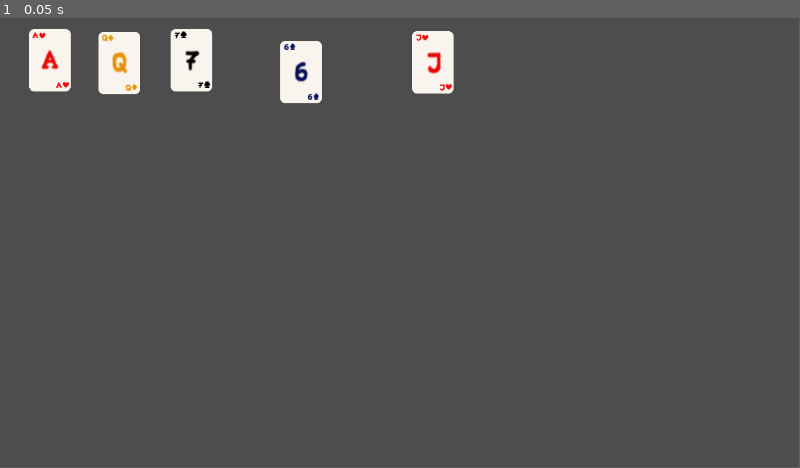
Above: before the commit, frame 1.
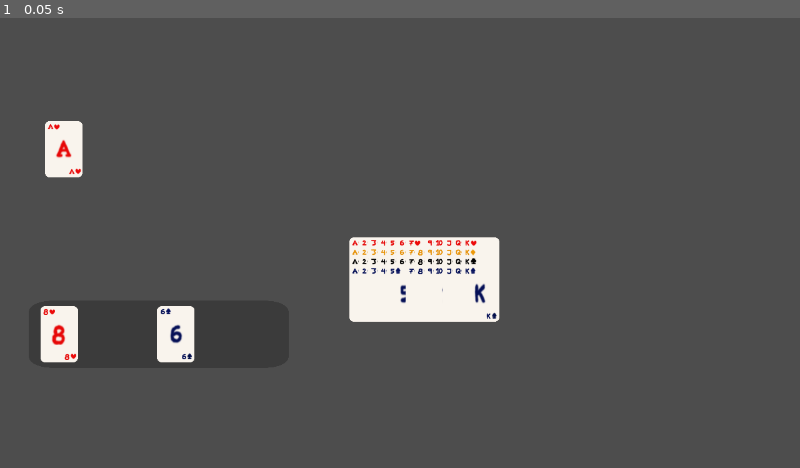
Above: after the commit, the same moment.

Repository: T33py/CardGame
Game: Godot game, scene res://TestScene.tscn
Same seed, same stepped clock (60 frames per second), same inputs: the game is played once before the commit and once after it.
Inputs:
- Up to frame 1 (0.05 s): no input
In our replay, the window is 799x449 before the commit and 800x450 after it. These sizes can differ from the game's own. Grey fills any space a smaller window leaves; there, only what the larger window draws over its background counts as a difference.

The runs differ from the first frame. In frame 1, 8.9% of the frame differs, in the area x 3-63%, y 2-77%.

Commit message:
Implemented the utility to place cards on screen

Diff:
--- a/Card/Card.gd
+++ b/Cards/Card.gd
@@ -1,8 +1,9 @@
 extends Node2D
-class_name PlayingCard
+class_name Card
 
 enum Suits  { Hearts, Diamonds, Clubs, Spades, }
 enum Values { Ace, One, Two, Three, Four, Five, Six, Seven, Eight, Nine, Ten, Jack, Queen, King, }
+signal card_clicked
 
 var colors = {
 	Suits.Hearts: Color("ec0808"),
@@ -35,6 +36,8 @@
 
 @export var my_suit : Suits = Suits.Hearts
 @export var my_value: Values = Values.Ace
+var default_width: int
+
 var current_center_pattern
 var current_top_left_corner_value
 var current_top_left_corner_suit
@@ -49,17 +52,17 @@
 
 # Called when the node enters the scene tree for the first time.
 func _ready():
+	print("new card")
 	content = find_child("Content", false)
 	top_left_corner = content.find_child("TopLeftCorner", false)
 	bottom_right_corner = content.find_child("BottomRightCorner", false)
 	center_pattern = content.find_child("CenterPattern", false)
 
-	current_center_pattern = center_pattern.find_child(patterns[my_value])
-	current_top_left_corner_value = top_left_corner.find_child(patterns[my_value])
-	current_top_left_corner_suit = top_left_corner.find_child(symbols[my_suit])
-	current_bottom_right_corner_value = bottom_right_corner.find_child(patterns[my_value])
-	current_bottom_right_corner_suit = bottom_right_corner.find_child(symbols[my_suit])
-
+	current_center_pattern = center_pattern.find_child(patterns[my_value], false)
+	current_top_left_corner_value = top_left_corner.find_child(patterns[my_value], false)
+	current_top_left_corner_suit = top_left_corner.find_child(symbols[my_suit], false)
+	current_bottom_right_corner_value = bottom_right_corner.find_child(patterns[my_value], false)
+	current_bottom_right_corner_suit = bottom_right_corner.find_child(symbols[my_suit], false)
 
 	redraw()
 	pass # Replace with function body.
@@ -104,3 +107,9 @@
 	current_top_left_corner_value.modulate = colors[my_suit]
 	current_bottom_right_corner_value.modulate = colors[my_suit]
 	pass
+
+func get_width():
+	return find_child("BasicCardFront").texture.get_width()
+
+func get_height():
+	return find_child("BasicCardFront").texture.get_height()
--- a/Card/Card.tscn
+++ b/Cards/Card.tscn
@@ -1,30 +1,31 @@
-[gd_scene load_steps=20 format=3 uid="uid://dvpn0452oidu1"]
-
-[ext_resource type="Script" path="res://Card/Card.gd" id="1_f7sbv"]
-[ext_resource type="Texture2D" uid="uid://c5yptrtfiw8f4" path="res://Art/CardArt/BasicCardFront.png" id="2_3bd1t"]
-[ext_resource type="Texture2D" uid="uid://c0nnoiieqmkvw" path="res://Art/CardArt/A.png" id="3_j81xx"]
-[ext_resource type="Texture2D" uid="uid://dyfux2b4dmc14" path="res://Art/CardArt/2.png" id="4_2r5k0"]
-[ext_resource type="Texture2D" uid="uid://bhmt6shq1u0fw" path="res://Art/CardArt/3.png" id="5_di7xa"]
-[ext_resource type="Texture2D" uid="uid://wmc2tuxa4ta" path="res://Art/CardArt/4.png" id="6_gbmik"]
-[ext_resource type="Texture2D" uid="uid://br4m66xkbbfhb" path="res://Art/CardArt/5.png" id="7_hcsgc"]
-[ext_resource type="Texture2D" uid="uid://65b7j70wl7aj" path="res://Art/CardArt/6.png" id="8_vfoxh"]
-[ext_resource type="Texture2D" uid="uid://rcygjeuh18vm" path="res://Art/CardArt/7.png" id="9_rw2wt"]
-[ext_resource type="Texture2D" uid="uid://cw2rcfxewdv4y" path="res://Art/CardArt/8.png" id="10_524nh"]
-[ext_resource type="Texture2D" uid="uid://dgw1sebsh3ni1" path="res://Art/CardArt/9.png" id="11_jdcvx"]
-[ext_resource type="Texture2D" uid="uid://bms7uv6o8dcn4" path="res://Art/CardArt/1.png" id="12_li34w"]
-[ext_resource type="Texture2D" uid="uid://dch6lbxyt2qmt" path="res://Art/CardArt/J.png" id="13_qn28m"]
-[ext_resource type="Texture2D" uid="uid://b4b2gi72le8hl" path="res://Art/CardArt/Q.png" id="14_7vwy6"]
-[ext_resource type="Texture2D" uid="uid://cxb15t3g0q28j" path="res://Art/CardArt/K.png" id="15_3gu8t"]
-[ext_resource type="Texture2D" uid="uid://cy8wnyjr8nl1l" path="res://Art/CardArt/Heart.png" id="16_msl27"]
-[ext_resource type="Texture2D" uid="uid://b0e5ri0c11fs3" path="res://Art/CardArt/Diamond.png" id="17_x118c"]
-[ext_resource type="Texture2D" uid="uid://b7ym6avgi5fmf" path="res://Art/CardArt/Spade.png" id="18_m7ooa"]
-[ext_resource type="Texture2D" uid="uid://kgu7b8w4vbr2" path="res://Art/CardArt/Club.png" id="19_lgika"]
+[gd_scene load_steps=21 format=3 uid="uid://dvpn0452oidu1"]
+
+[ext_resource type="Script" path="res://Cards/Card.gd" id="1_rbxv6"]
+[ext_resource type="Texture2D" uid="uid://c5yptrtfiw8f4" path="res://Art/CardArt/BasicCardFront.png" id="2_yntag"]
+[ext_resource type="Texture2D" uid="uid://c0nnoiieqmkvw" path="res://Art/CardArt/A.png" id="3_5f830"]
+[ext_resource type="Texture2D" uid="uid://dyfux2b4dmc14" path="res://Art/CardArt/2.png" id="4_k7b1d"]
+[ext_resource type="Texture2D" uid="uid://bhmt6shq1u0fw" path="res://Art/CardArt/3.png" id="5_yj4y0"]
+[ext_resource type="Texture2D" uid="uid://wmc2tuxa4ta" path="res://Art/CardArt/4.png" id="6_528cm"]
+[ext_resource type="Texture2D" uid="uid://br4m66xkbbfhb" path="res://Art/CardArt/5.png" id="7_my2d7"]
+[ext_resource type="Texture2D" uid="uid://65b7j70wl7aj" path="res://Art/CardArt/6.png" id="8_cr6k0"]
+[ext_resource type="Texture2D" uid="uid://rcygjeuh18vm" path="res://Art/CardArt/7.png" id="9_srcvr"]
+[ext_resource type="Texture2D" uid="uid://cw2rcfxewdv4y" path="res://Art/CardArt/8.png" id="10_ucvv6"]
+[ext_resource type="Texture2D" uid="uid://dgw1sebsh3ni1" path="res://Art/CardArt/9.png" id="11_kjxbo"]
+[ext_resource type="Texture2D" uid="uid://bms7uv6o8dcn4" path="res://Art/CardArt/1.png" id="12_260s0"]
+[ext_resource type="Texture2D" uid="uid://dch6lbxyt2qmt" path="res://Art/CardArt/J.png" id="13_1xe0r"]
+[ext_resource type="Texture2D" uid="uid://b4b2gi72le8hl" path="res://Art/CardArt/Q.png" id="14_8ryu2"]
+[ext_resource type="Texture2D" uid="uid://cxb15t3g0q28j" path="res://Art/CardArt/K.png" id="15_3vaxl"]
+[ext_resource type="Texture2D" uid="uid://cchot2ydhg31o" path="res://Art/CardArt/0.png" id="16_08na3"]
+[ext_resource type="Texture2D" uid="uid://cy8wnyjr8nl1l" path="res://Art/CardArt/Heart.png" id="17_5edar"]
+[ext_resource type="Texture2D" uid="uid://b0e5ri0c11fs3" path="res://Art/CardArt/Diamond.png" id="18_d37id"]
+[ext_resource type="Texture2D" uid="uid://b7ym6avgi5fmf" path="res://Art/CardArt/Spade.png" id="19_nr0t2"]
+[ext_resource type="Texture2D" uid="uid://kgu7b8w4vbr2" path="res://Art/CardArt/Club.png" id="20_hiddl"]
 
 [node name="Card" type="Node2D"]
-script = ExtResource("1_f7sbv")
+script = ExtResource("1_rbxv6")
 
 [node name="BasicCardFront" type="Sprite2D" parent="."]
-texture = ExtResource("2_3bd1t")
+texture = ExtResource("2_yntag")
 
 [node name="Content" type="Node2D" parent="."]
 scale = Vector2(0.38005, 0.403267)
@@ -35,79 +36,85 @@
 visible = false
 modulate = Color(0.92549, 0.596078, 0.0313726, 1)
 scale = Vector2(2.77419, 3.40466)
-texture = ExtResource("3_j81xx")
+texture = ExtResource("3_5f830")
 
 [node name="2" type="Sprite2D" parent="Content/CenterPattern"]
 visible = false
 modulate = Color(0.92549, 0.596078, 0.0313726, 1)
 scale = Vector2(2.77419, 3.40466)
-texture = ExtResource("4_2r5k0")
+texture = ExtResource("4_k7b1d")
 
 [node name="3" type="Sprite2D" parent="Content/CenterPattern"]
 visible = false
 modulate = Color(0.92549, 0.596078, 0.0313726, 1)
 scale = Vector2(2.77419, 3.40466)
-texture = ExtResource("5_di7xa")
+texture = ExtResource("5_yj4y0")
 
 [node name="4" type="Sprite2D" parent="Content/CenterPattern"]
 visible = false
 modulate = Color(0.92549, 0.596078, 0.0313726, 1)
 scale = Vector2(2.77419, 3.40466)
-texture = ExtResource("6_gbmik")
+texture = ExtResource("6_528cm")
 
 [node name="5" type="Sprite2D" parent="Content/CenterPattern"]
 visible = false
 modulate = Color(0.92549, 0.596078, 0.0313726, 1)
 scale = Vector2(2.77419, 3.40466)
-texture = ExtResource("7_hcsgc")
+texture = ExtResource("7_my2d7")
 
 [node name="6" type="Sprite2D" parent="Content/CenterPattern"]
 visible = false
 modulate = Color(0.92549, 0.596078, 0.0313726, 1)
 scale = Vector2(2.77419, 3.40466)
-texture = ExtResource("8_vfoxh")
+texture = ExtResource("8_cr6k0")
 
 [node name="7" type="Sprite2D" parent="Content/CenterPattern"]
 visible = false
 modulate = Color(0.92549, 0.596078, 0.0313726, 1)
 scale = Vector2(2.77419, 3.40466)
-texture = ExtResource("9_rw2wt")
+texture = ExtResource("9_srcvr")
 
 [node name="8" type="Sprite2D" parent="Content/CenterPattern"]
 visible = false
 modulate = Color(0.92549, 0.596078, 0.0313726, 1)
 scale = Vector2(2.77419, 3.40466)
-texture = ExtResource("10_524nh")
+texture = ExtResource("10_ucvv6")
 
 [node name="9" type="Sprite2D" parent="Content/CenterPattern"]
 visible = false
 modulate = Color(0.92549, 0.596078, 0.0313726, 1)
 scale = Vector2(2.77419, 3.40466)
-texture = ExtResource("11_jdcvx")
+texture = ExtResource("11_kjxbo")
 
 [node name="10" type="Sprite2D" parent="Content/CenterPattern"]
 visible = false
 modulate = Color(0.92549, 0.596078, 0.0313726, 1)
-scale = Vector2(2.77419, 3.40466)
-texture = ExtResource("12_li34w")
+position = Vector2(-23.6811, 2.47975)
+scale = Vector2(2.77419, 3.40466)
+texture = ExtResource("12_260s0")
+
+[node name="0" type="Sprite2D" parent="Content/CenterPattern/10"]
+position = Vector2(17.0724, 0)
+scale = Vector2(1, 1.06776)
+texture = ExtResource("16_08na3")
 
 [node name="J" type="Sprite2D" parent="Content/CenterPattern"]
 visible = false
 modulate = Color(0.92549, 0.596078, 0.0313726, 1)
 scale = Vector2(2.77419, 3.40466)
-texture = ExtResource("13_qn28m")
+texture = ExtResource("13_1xe0r")
 
 [node name="Q" type="Sprite2D" parent="Content/CenterPattern"]
 visible = false
 modulate = Color(0.92549, 0.596078, 0.0313726, 1)
 scale = Vector2(2.77419, 3.40466)
-texture = ExtResource("14_7vwy6")
+texture = ExtResource("14_8ryu2")
 
 [node name="K" type="Sprite2D" parent="Content/CenterPattern"]
 visible = false
 modulate = Color(0.92549, 0.596078, 0.0313726, 1)
 scale = Vector2(2.77419, 3.40466)
-texture = ExtResource("15_3gu8t")
+texture = ExtResource("15_3vaxl")
 
 [node name="TopLeftCorner" type="Node2D" parent="Content"]
 position = Vector2(-55.256, -89.2709)
@@ -116,99 +123,105 @@
 visible = false
 modulate = Color(0.92549, 0.596078, 0.0313726, 1)
 scale = Vector2(1.02737, 1.01865)
-texture = ExtResource("3_j81xx")
+texture = ExtResource("3_5f830")
 
 [node name="2" type="Sprite2D" parent="Content/TopLeftCorner"]
 visible = false
 modulate = Color(0.92549, 0.596078, 0.0313726, 1)
 scale = Vector2(1.02737, 1.01865)
-texture = ExtResource("4_2r5k0")
+texture = ExtResource("4_k7b1d")
 
 [node name="3" type="Sprite2D" parent="Content/TopLeftCorner"]
 visible = false
 modulate = Color(0.92549, 0.596078, 0.0313726, 1)
 scale = Vector2(1.02737, 1.01865)
-texture = ExtResource("5_di7xa")
+texture = ExtResource("5_yj4y0")
 
 [node name="4" type="Sprite2D" parent="Content/TopLeftCorner"]
 visible = false
 modulate = Color(0.92549, 0.596078, 0.0313726, 1)
 scale = Vector2(1.02737, 1.01865)
-texture = ExtResource("6_gbmik")
+texture = ExtResource("6_528cm")
 
 [node name="5" type="Sprite2D" parent="Content/TopLeftCorner"]
 visible = false
 modulate = Color(0.92549, 0.596078, 0.0313726, 1)
 scale = Vector2(1.02737, 1.01865)
-texture = ExtResource("7_hcsgc")
+texture = ExtResource("7_my2d7")
 
 [node name="6" type="Sprite2D" parent="Content/TopLeftCorner"]
 visible = false
 modulate = Color(0.92549, 0.596078, 0.0313726, 1)
 scale = Vector2(1.02737, 1.01865)
-texture = ExtResource("8_vfoxh")
+texture = ExtResource("8_cr6k0")
 
 [node name="7" type="Sprite2D" parent="Content/TopLeftCorner"]
 visible = false
 modulate = Color(0.92549, 0.596078, 0.0313726, 1)
 scale = Vector2(1.02737, 1.01865)
-texture = ExtResource("9_rw2wt")
+texture = ExtResource("9_srcvr")
 
 [node name="8" type="Sprite2D" parent="Content/TopLeftCorner"]
 visible = false
 modulate = Color(0.92549, 0.596078, 0.0313726, 1)
 scale = Vector2(1.02737, 1.01865)
-texture = ExtResource("10_524nh")
+texture = ExtResource("10_ucvv6")
 
 [node name="9" type="Sprite2D" parent="Content/TopLeftCorner"]
 visible = false
 modulate = Color(0.92549, 0.596078, 0.0313726, 1)
 scale = Vector2(1.02737, 1.01865)
-texture = ExtResource("11_jdcvx")
+texture = ExtResource("11_kjxbo")
 
 [node name="10" type="Sprite2D" parent="Content/TopLeftCorner"]
 visible = false
 modulate = Color(0.92549, 0.596078, 0.0313726, 1)
-scale = Vector2(1.02737, 1.01865)
-texture = ExtResource("12_li34w")
+position = Vector2(-7.89358, 0)
+scale = Vector2(1.02737, 1.01865)
+texture = ExtResource("12_260s0")
+
+[node name="0" type="Sprite2D" parent="Content/TopLeftCorner/10"]
+position = Vector2(12.8056, -2.28882e-05)
+scale = Vector2(0.712558, 1.00974)
+texture = ExtResource("16_08na3")
 
 [node name="J" type="Sprite2D" parent="Content/TopLeftCorner"]
 visible = false
 modulate = Color(0.92549, 0.596078, 0.0313726, 1)
 scale = Vector2(1.02737, 1.01865)
-texture = ExtResource("13_qn28m")
+texture = ExtResource("13_1xe0r")
 
 [node name="Q" type="Sprite2D" parent="Content/TopLeftCorner"]
 visible = false
 modulate = Color(0.92549, 0.596078, 0.0313726, 1)
 scale = Vector2(1.02737, 1.01865)
-texture = ExtResource("14_7vwy6")
+texture = ExtResource("14_8ryu2")
 
 [node name="K" type="Sprite2D" parent="Content/TopLeftCorner"]
 visible = false
 modulate = Color(0.92549, 0.596078, 0.0313726, 1)
 scale = Vector2(1.02737, 1.01865)
-texture = ExtResource("15_3gu8t")
+texture = ExtResource("15_3vaxl")
 
 [node name="Heart" type="Sprite2D" parent="Content/TopLeftCorner"]
 visible = false
 position = Vector2(26.3124, 7.62939e-06)
-texture = ExtResource("16_msl27")
+texture = ExtResource("17_5edar")
 
 [node name="Diamond" type="Sprite2D" parent="Content/TopLeftCorner"]
 visible = false
 position = Vector2(23.6811, 7.62939e-06)
-texture = ExtResource("17_x118c")
+texture = ExtResource("18_d37id")
 
 [node name="Spade" type="Sprite2D" parent="Content/TopLeftCorner"]
 visible = false
 position = Vector2(23.6811, -2.47974)
-texture = ExtResource("18_m7ooa")
+texture = ExtResource("19_nr0t2")
 
 [node name="Club" type="Sprite2D" parent="Content/TopLeftCorner"]
 visible = false
 position = Vector2(26.3124, -2.47974)
-texture = ExtResource("19_lgika")
+texture = ExtResource("20_hiddl")
 
 [node name="BottomRightCorner" type="Node2D" parent="Content"]
 position = Vector2(34.2061, 89.2709)
@@ -217,96 +230,103 @@
 visible = false
 modulate = Color(0.92549, 0.596078, 0.0313726, 1)
 scale = Vector2(1.02737, 1.01865)
-texture = ExtResource("3_j81xx")
+texture = ExtResource("3_5f830")
 
 [node name="2" type="Sprite2D" parent="Content/BottomRightCorner"]
 visible = false
 modulate = Color(0.92549, 0.596078, 0.0313726, 1)
 scale = Vector2(1.02737, 1.01865)
-texture = ExtResource("4_2r5k0")
+texture = ExtResource("4_k7b1d")
 
 [node name="3" type="Sprite2D" parent="Content/BottomRightCorner"]
 visible = false
 modulate = Color(0.92549, 0.596078, 0.0313726, 1)
 scale = Vector2(1.02737, 1.01865)
-texture = ExtResource("5_di7xa")
+texture = ExtResource("5_yj4y0")
 
 [node name="4" type="Sprite2D" parent="Content/BottomRightCorner"]
 visible = false
 modulate = Color(0.92549, 0.596078, 0.0313726, 1)
 scale = Vector2(1.02737, 1.01865)
-texture = ExtResource("6_gbmik")
+texture = ExtResource("6_528cm")
 
 [node name="5" type="Sprite2D" parent="Content/BottomRightCorner"]
 visible = false
 modulate = Color(0.92549, 0.596078, 0.0313726, 1)
 scale = Vector2(1.02737, 1.01865)
-texture = ExtResource("7_hcsgc")
+texture = ExtResource("7_my2d7")
 
 [node name="6" type="Sprite2D" parent="Content/BottomRightCorner"]
 visible = false
 modulate = Color(0.92549, 0.596078, 0.0313726, 1)
 scale = Vector2(1.02737, 1.01865)
-texture = ExtResource("8_vfoxh")
+texture = ExtResource("8_cr6k0")
 
 [node name="7" type="Sprite2D" parent="Content/BottomRightCorner"]
 visible = false
 modulate = Color(0.92549, 0.596078, 0.0313726, 1)
 scale = Vector2(1.02737, 1.01865)
-texture = ExtResource("9_rw2wt")
+texture = ExtResource("9_srcvr")
 
 [node name="8" type="Sprite2D" parent="Content/BottomRightCorner"]
 visible = false
 modulate = Color(0.92549, 0.596078, 0.0313726, 1)
 scale = Vector2(1.02737, 1.01865)
-texture = ExtResource("10_524nh")
+texture = ExtResource("10_ucvv6")
 
 [node name="9" type="Sprite2D" parent="Content/BottomRightCorner"]
 visible = false
 modulate = Color(0.92549, 0.596078, 0.0313726, 1)
 scale = Vector2(1.02737, 1.01865)
-texture = ExtResource("11_jdcvx")
+texture = ExtResource("11_kjxbo")
 
 [node name="10" type="Sprite2D" parent="Content/BottomRightCorner"]
 visible = false
-modulate = Color(0.92549, 0.596078, 0.0313726, 1)
-scale = Vector2(1.02737, 1.01865)
-texture = ExtResource("12_li34w")
+modulate = Color(0, 0.572549, 0.662745, 1)
+position = Vector2(-7.89377, -1.52588e-05)
+scale = Vector2(1.02737, 1.01865)
+texture = ExtResource("12_260s0")
+
+[node name="0" type="Sprite2D" parent="Content/BottomRightCorner/10"]
+position = Vector2(12.8056, -2.28882e-05)
+scale = Vector2(0.712558, 1.00974)
+texture = ExtResource("16_08na3")
 
 [node name="J" type="Sprite2D" parent="Content/BottomRightCorner"]
 visible = false
 modulate = Color(0.92549, 0.596078, 0.0313726, 1)
 scale = Vector2(1.02737, 1.01865)
-texture = ExtResource("13_qn28m")
+texture = ExtResource("13_1xe0r")
 
 [node name="Q" type="Sprite2D" parent="Content/BottomRightCorner"]
 visible = false
 modulate = Color(0.92549, 0.596078, 0.0313726, 1)
 scale = Vector2(1.02737, 1.01865)
-texture = ExtResource("14_7vwy6")
+texture = ExtResource("14_8ryu2")
 
 [node name="K" type="Sprite2D" parent="Content/BottomRightCorner"]
 visible = false
 modulate = Color(0.92549, 0.596078, 0.0313726, 1)
 scale = Vector2(1.02737, 1.01865)
-texture = ExtResource("15_3gu8t")
+texture = ExtResource("15_3vaxl")
 
 [node name="Heart" type="Sprite2D" parent="Content/BottomRightCorner"]
 visible = false
 position = Vector2(26.3124, -2.47974)
-texture = ExtResource("16_msl27")
+texture = ExtResource("17_5edar")
 
 [node name="Diamond" type="Sprite2D" parent="Content/BottomRightCorner"]
 visible = false
 position = Vector2(23.6811, -2.47975)
-texture = ExtResource("17_x118c")
+texture = ExtResource("18_d37id")
 
 [node name="Spade" type="Sprite2D" parent="Content/BottomRightCorner"]
 visible = false
+modulate = Color(0.222045, 0.840005, 0.790501, 1)
 position = Vector2(23.6811, -2.47975)
-texture = ExtResource("18_m7ooa")
+texture = ExtResource("19_nr0t2")
 
 [node name="Club" type="Sprite2D" parent="Content/BottomRightCorner"]
 visible = false
 position = Vector2(26.3124, -2.47974)
-texture = ExtResource("19_lgika")
+texture = ExtResource("20_hiddl")
--- /dev/null
+++ b/Cards/CardDisplayArea.gd
@@ -0,0 +1,47 @@
+extends Sprite2D
+class_name CardDisplayArea
+
+
+var cards: Array[Card] = []
+
+# Called when the node enters the scene tree for the first time.
+func _ready():
+	pass # Replace with function body.
+
+
+# Called every frame. 'delta' is the elapsed time since the previous frame.
+func _process(delta):
+	pass
+
+func place_card(card: Card):
+	print("move card to display area")
+	card.reparent(get_parent())
+	cards.append(card)
+	layout_cards()
+	pass
+
+func remove_card(card: Card):
+	for i in range(len(cards)):
+		if cards[i] == card:
+			cards.remove_at(i)
+	layout_cards()
+	pass
+
+func layout_cards():
+	var segments = len(cards)
+
+	# if its trivial to organize
+	if segments == 0:
+		return
+	if segments == 1:
+		cards[0].position = self.position
+		return
+
+	var width = texture.get_width()
+	var left_border = position.x - (width / 2) + (width * 0.1)
+	var dist = texture.get_width() - (width * 0.1)
+	var interval = dist / segments
+	for i in range(segments):
+		var card = cards[i]
+		card.position = Vector2(left_border + (card.get_width() / 2) + (interval * i+1), 0)
+	pass
--- /dev/null
+++ b/Cards/Deck.gd
@@ -0,0 +1,60 @@
+extends Node2D
+class_name Deck
+
+var suits = [Card.Suits.Hearts, Card.Suits.Diamonds, Card.Suits.Clubs, Card.Suits.Spades]
+var values = [Card.Values.Ace, Card.Values.Two, Card.Values.Three, Card.Values.Four, Card.Values.Five, Card.Values.Six, Card.Values.Seven, Card.Values.Eight, Card.Values.Nine, Card.Values.Ten, Card.Values.Jack, Card.Values.Queen, Card.Values.King, ]
+enum Defaults { Default52, }
+
+@export var card_template: PackedScene
+@export var default: Defaults = Defaults.Default52
+var all_cards: Array[Card] = []
+var cards: Array[Card] = []
+var discards: Array[Card] = []
+
+var random = RandomNumberGenerator.new()
+
+# Called when the node enters the scene tree for the first time.
+func _ready():
+	setup_default_deck()
+	pass # Replace with function body.
+
+
+# Called every frame. 'delta' is the elapsed time since the previous frame.
+func _process(delta):
+	pass
+
+func draw_random():
+	var idx = random.randi_range(0, len(cards)-1)
+	var c = cards[idx]
+	cards.remove_at(idx)
+	return c
+
+
+func setup_default_deck():
+	if default != null:
+		setup_deck(default)
+	pass
+
+func setup_deck(specific_deck: Defaults):
+	cards.clear()
+	if specific_deck == Defaults.Default52:
+		setup_default52()
+	pass
+
+func setup_default52():
+	var x = 1
+	var y = 1
+	for suit in suits:
+		for value in values:
+			var c  = card_template.instantiate() as Card
+			add_child(c)
+			c.visible = true
+			print("Making: " + str(value) + " of " + str(suit))
+			c.set_suit(suit)
+			c.set_value(value)
+			all_cards.append(c)
+			cards.append(c)
+			c.position = Vector2(x*15, y*15)
+			x += 1
+		y += 1
+		x = 1
--- /dev/null
+++ b/Cards/Deck.tscn
@@ -0,0 +1,8 @@
+[gd_scene load_steps=3 format=3 uid="uid://diaxixmrj6t2t"]
+
+[ext_resource type="Script" path="res://Cards/Deck.gd" id="1_jn2pq"]
+[ext_resource type="PackedScene" uid="uid://dvpn0452oidu1" path="res://Cards/Card.tscn" id="2_84ayr"]
+
+[node name="Deck" type="Node2D"]
+script = ExtResource("1_jn2pq")
+card_template = ExtResource("2_84ayr")
--- /dev/null
+++ b/Cards/Hand.gd
@@ -0,0 +1,32 @@
+extends Node2D
+class_name Hand
+
+@export var current_deck: Deck
+var cards: Array[Card] = []
+
+var display_area: CardDisplayArea
+
+var draw_card = false
+
+# Called when the node enters the scene tree for the first time.
+func _ready():
+	display_area = find_child("DisplayArea", false)
+
+	pass # Replace with function body.
+
+
+# Called every frame. 'delta' is the elapsed time since the previous frame.
+func _process(delta):
+	if draw_card:
+		draw_random_card()
+	if len(display_area.cards) < 2:
+		draw_card = true
+	pass
+
+func draw_random_card():
+	if current_deck != null:
+		var card = current_deck.draw_random()
+		cards.append(card)
+		display_area.place_card(card)
+
+	draw_card = false
--- /dev/null
+++ b/Cards/Hand.tscn
@@ -0,0 +1,13 @@
+[gd_scene load_steps=4 format=3 uid="uid://8mr51aludca3"]
+
+[ext_resource type="Script" path="res://Cards/Hand.gd" id="1_352qs"]
+[ext_resource type="Texture2D" uid="uid://8ujeu6jiqytt" path="res://Art/UIArt/BG.png" id="2_iqfha"]
+[ext_resource type="Script" path="res://Cards/CardDisplayArea.gd" id="3_5aauf"]
+
+[node name="Hand" type="Node2D"]
+script = ExtResource("1_352qs")
+
+[node name="DisplayArea" type="Sprite2D" parent="."]
+modulate = Color(0.14902, 0.14902, 0.14902, 0.443137)
+texture = ExtResource("2_iqfha")
+script = ExtResource("3_5aauf")
--- a/TestScene.tscn
+++ b/TestScene.tscn
@@ -1,27 +1,18 @@
-[gd_scene load_steps=2 format=3 uid="uid://d1bk2kdlqmaqi"]
+[gd_scene load_steps=4 format=3 uid="uid://d1bk2kdlqmaqi"]
 
-[ext_resource type="PackedScene" uid="uid://dvpn0452oidu1" path="res://Card/Card.tscn" id="1_tcyfo"]
+[ext_resource type="PackedScene" uid="uid://dvpn0452oidu1" path="res://Cards/Card.tscn" id="1_jgnmq"]
+[ext_resource type="PackedScene" uid="uid://8mr51aludca3" path="res://Cards/Hand.tscn" id="2_dh85x"]
+[ext_resource type="PackedScene" uid="uid://diaxixmrj6t2t" path="res://Cards/Deck.tscn" id="3_h1md0"]
 
 [node name="TestScene" type="Node2D"]
 
-[node name="Card" parent="." instance=ExtResource("1_tcyfo")]
-position = Vector2(72, 61)
+[node name="Hand" parent="." node_paths=PackedStringArray("current_deck") instance=ExtResource("2_dh85x")]
+position = Vector2(254, 506)
+scale = Vector2(0.216207, 0.0993241)
+current_deck = NodePath("../Deck")
 
-[node name="Card2" parent="." instance=ExtResource("1_tcyfo")]
-position = Vector2(172, 65)
-my_suit = 1
-my_value = 12
+[node name="Deck" parent="." instance=ExtResource("3_h1md0")]
+position = Vector2(574, 381)
 
-[node name="Card3" parent="." instance=ExtResource("1_tcyfo")]
-position = Vector2(276, 61)
-my_suit = 2
-my_value = 7
-
-[node name="Card4" parent="." instance=ExtResource("1_tcyfo")]
-position = Vector2(434, 78)
-my_suit = 3
-my_value = 6
-
-[node name="Card5" parent="." instance=ExtResource("1_tcyfo")]
-position = Vector2(624, 64)
-my_value = 11
+[node name="Card" parent="." instance=ExtResource("1_jgnmq")]
+position = Vector2(102, 210)
--- a/project.godot
+++ b/project.godot
@@ -15,6 +15,12 @@
 config/features=PackedStringArray("4.1", "Mobile")
 config/icon="res://icon.svg"
 
+[display]
+
+window/size/viewport_width=1280
+window/size/viewport_height=720
+window/stretch/mode="viewport"
+
 [dotnet]
 
 project/assembly_name="Cardgame"
Binary file added: Art/UIArt/BG.png
Not shown, added: Art/UIArt/BG.png.import
Binary file added: Art/UIArt/Border.png
Not shown, added: Art/UIArt/Border.png.import
Binary file added: Art/UIArt/Corner.png
Not shown, added: Art/UIArt/Corner.png.import
Binary file added: Art/UIArt/Edge.png
Not shown, added: Art/UIArt/Edge.png.import
Binary file added: Art/UIArt/FilledOut.png
Not shown, added: Art/UIArt/FilledOut.png.import
Not shown, added: Art/UIArt/WindowTemplates.xcf
Not shown, added: Cards/Dec5075.tmp
(and 1 more such lines)
